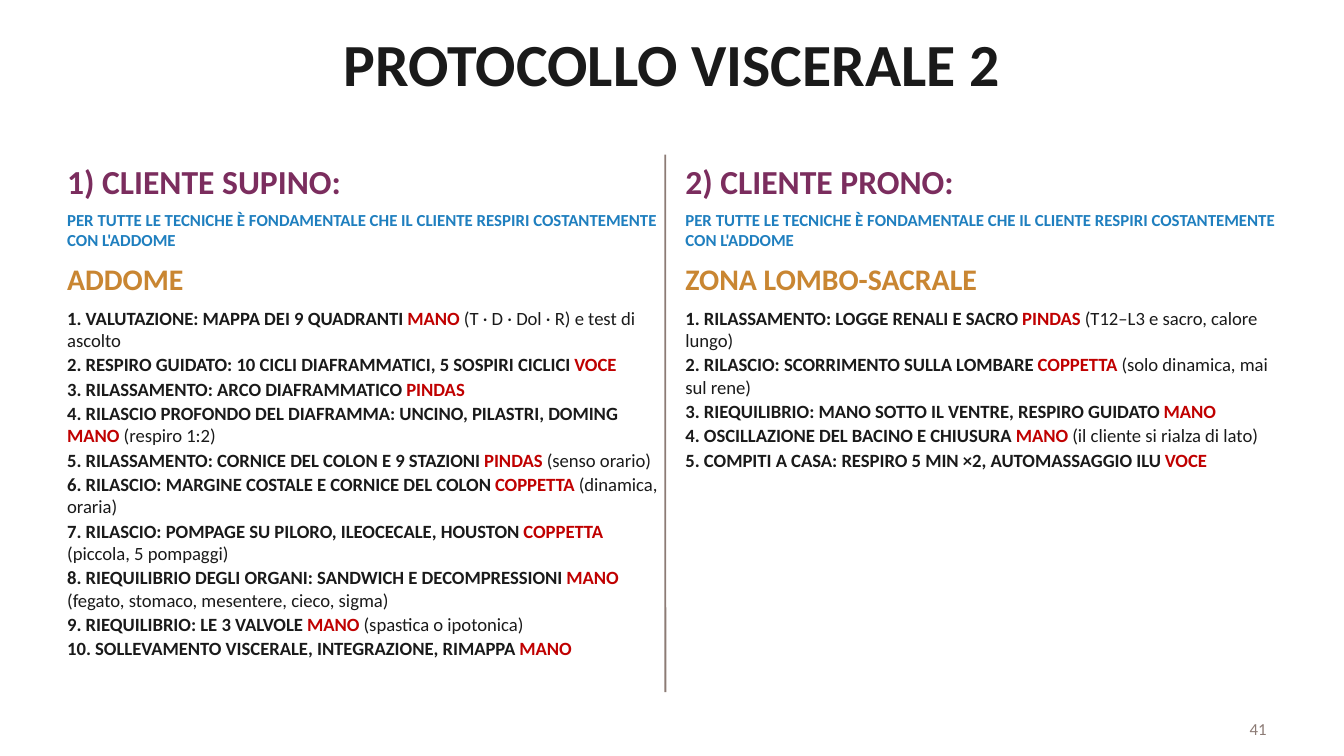
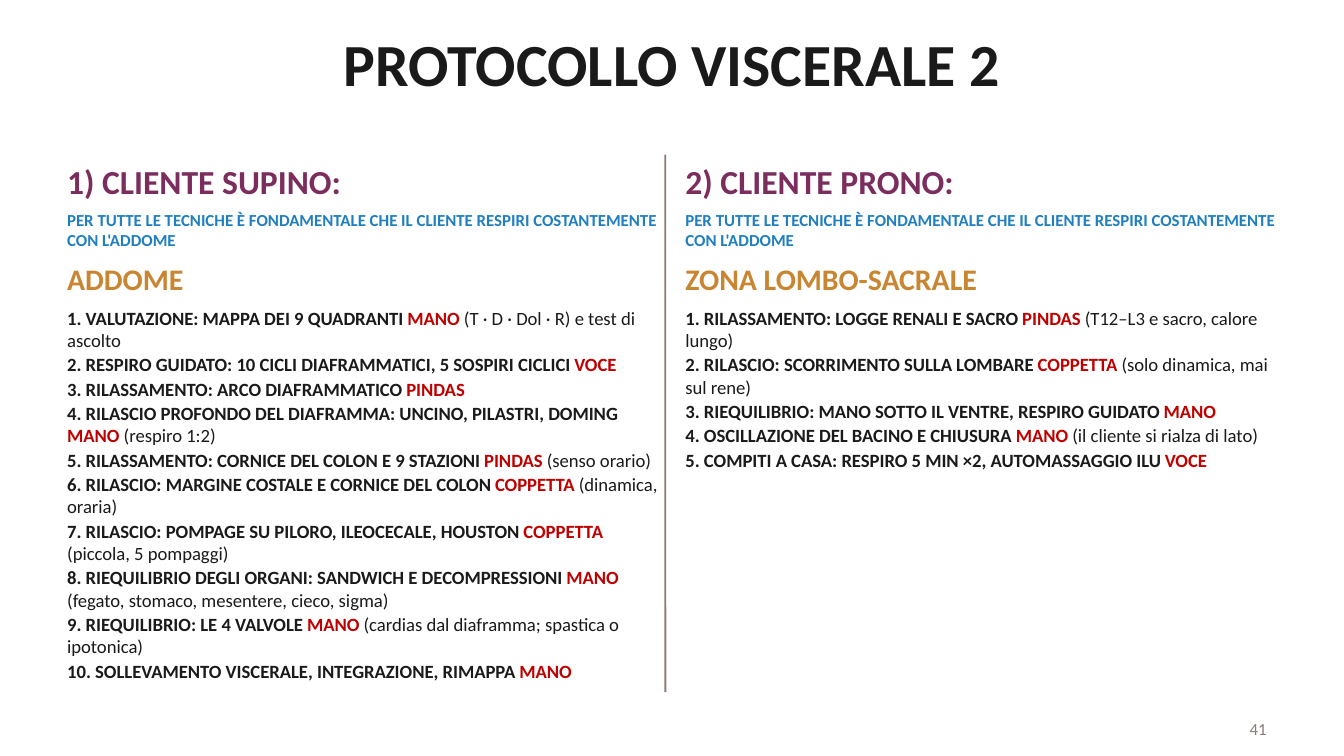
Before and after one commit to davidemcb/kinesiologia-studio, a slide deck: slide 41 of formazione/dispense/viscerale-2-livello.pptx. Drawn at 1344x756 pixels with LibreOffice and Linux fonts; fonts in the diff are those of the drawing. Boxes give left, top, right and bottom in pixels: in the first picture for what was removed or moved away, otherwise in the second. Text is boxed around its words. In the diff, an @@ line names an element or a change of style, - is before the commit and + after.

```diff
--- a/formazione/dispense/viscerale-2-livello.pptx
+++ b/formazione/dispense/viscerale-2-livello.pptx
@@ text at (x1=67, y1=617, x2=619, y2=656): text changed; bold off @@
-9. RIEQUILIBRIO: LE 3 VALVOLE MANO (spastica o ipotonica)
+9. RIEQUILIBRIO: LE 4 VALVOLE MANO (cardias dal diaframma; spastica o ipotonica)
```
Also in this commit, not shown: 4 other slides changed.
